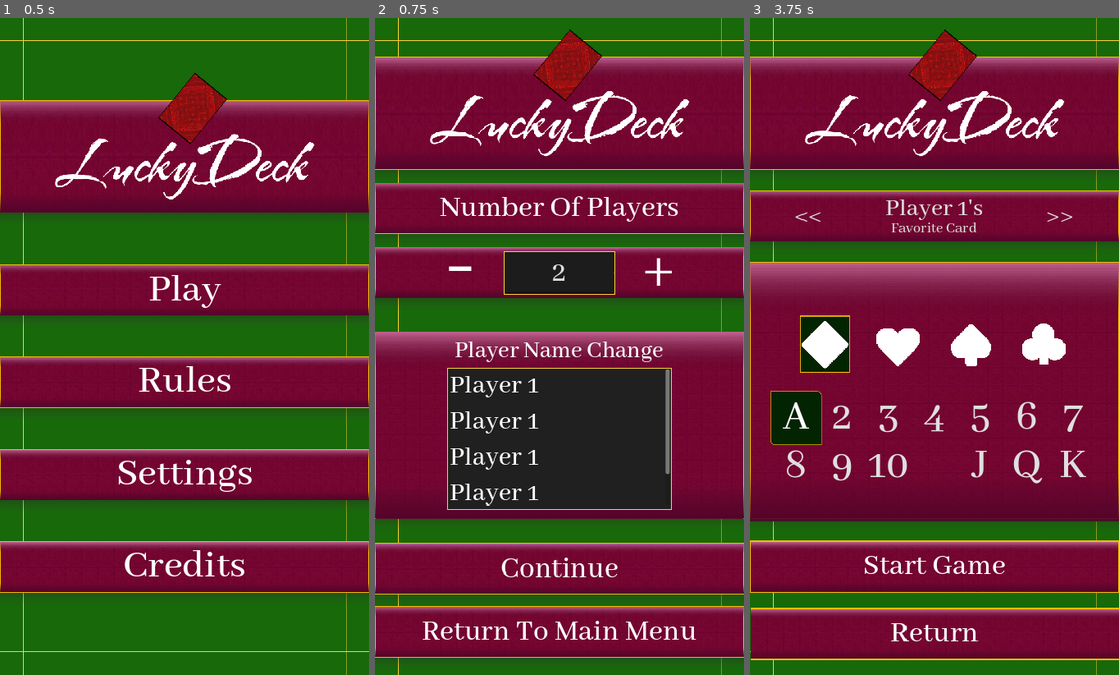
Above: before the commit, frames 1-3 (left to right).
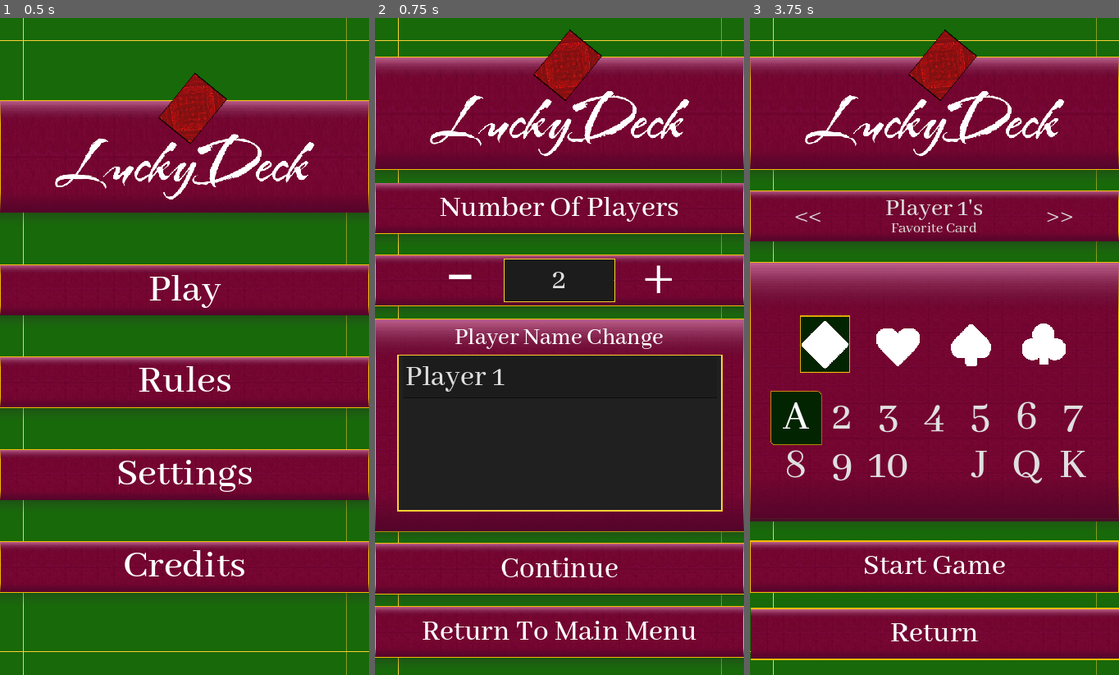
Above: after the commit, the same moments.

Repository: Yavuz7/LuckyDeck
Game: Godot game, scene res://Scripts/main_menu.tscn
Same seed, same stepped clock (60 frames per second), same inputs: the game is played once before the commit and once after it.
Inputs:
- Up to frame 1 (0.5 s): no input
- Up to frame 2 (0.75 s): click "Play" at 0.5 s
- Up to frame 3 (3.75 s): click "Player Name Change" at 1.25 s; click "Return To Main Menu" at 2 s; click "Play" at 2.75 s; click "Continue" at 3.5 s

Frame 1 is identical in both runs. In frame 2, 19% of the frame differs, in the area x 0-100%, y 34-80%; in frame 3, nothing differs.

Commit message:
Added LineEdit And Figured out spacing

Diff:
--- a/Menus/player_number_selection.tscn
+++ b/Menus/player_number_selection.tscn
@@ -59,7 +59,7 @@
 offset_top = 76.0
 grow_horizontal = 2
 grow_vertical = 2
-theme_override_constants/separation = 25
+theme_override_constants/separation = 40
 
 [node name="Heading Seperator" type="VBoxContainer" parent="mainLayoutCredits"]
 layout_mode = 2
@@ -215,114 +215,52 @@
 horizontal_alignment = 1
 vertical_alignment = 3
 
-[node name="Continue" parent="." instance=ExtResource("2_pldgd")]
-layout_mode = 1
-anchors_preset = -1
-anchor_top = 0.799219
-anchor_bottom = 0.877219
-offset_top = 0.0
-offset_bottom = 0.159912
-metadata/_edit_use_anchors_ = true
-
-[node name="Label2" type="Label" parent="Continue"]
-layout_mode = 1
-anchors_preset = 8
-anchor_left = 0.5
-anchor_top = 0.5
-anchor_right = 0.5
-anchor_bottom = 0.5
-offset_left = -266.0
-offset_top = -37.5
-offset_right = 266.0
-offset_bottom = 37.5
-grow_horizontal = 2
-grow_vertical = 2
-theme = ExtResource("4_u1d0b")
-theme_override_font_sizes/font_size = 60
-text = "Continue"
-horizontal_alignment = 1
-vertical_alignment = 1
-
-[node name="ReturnToMainMenu" parent="." instance=ExtResource("2_pldgd")]
-layout_mode = 1
-anchors_preset = -1
-anchor_top = 0.895312
-anchor_bottom = 0.973312
-offset_top = 0.0
-offset_bottom = 0.159912
-metadata/_edit_use_anchors_ = true
-
-[node name="Label2" type="Label" parent="ReturnToMainMenu"]
-layout_mode = 1
-anchors_preset = 8
-anchor_left = 0.5
-anchor_top = 0.5
-anchor_right = 0.5
-anchor_bottom = 0.5
-offset_left = -266.0
-offset_top = -37.5
-offset_right = 266.0
-offset_bottom = 37.5
-grow_horizontal = 2
-grow_vertical = 2
-theme = ExtResource("4_u1d0b")
-theme_override_font_sizes/font_size = 60
-text = "Return To Main Menu
-"
-horizontal_alignment = 1
-vertical_alignment = 1
-
-[node name="PlayerNameChange" parent="." instance=ExtResource("2_pldgd")]
-layout_mode = 2
-anchors_preset = 0
-anchor_top = 0.488969
-anchor_bottom = 0.567
-offset_top = 0.119995
-offset_bottom = 0.23999
-metadata/_edit_use_anchors_ = true
-
-[node name="Texturedtexture" parent="PlayerNameChange" index="0"]
+[node name="PlayerNameChange" parent="mainLayoutCredits" instance=ExtResource("2_pldgd")]
+layout_mode = 2
+metadata/_edit_use_anchors_ = true
+
+[node name="Texturedtexture" parent="mainLayoutCredits/PlayerNameChange" index="0"]
 anchors_preset = -1
 anchor_top = -0.15
-anchor_bottom = 3.5
+anchor_bottom = 4.0
 texture = ExtResource("6_1ikbo")
 metadata/_edit_use_anchors_ = true
 
-[node name="TextureRect" parent="PlayerNameChange" index="1"]
+[node name="TextureRect" parent="mainLayoutCredits/PlayerNameChange" index="1"]
 anchors_preset = -1
 anchor_top = -0.15
-anchor_bottom = 3.5
-metadata/_edit_use_anchors_ = true
-
-[node name="TextureRect2" parent="PlayerNameChange" index="2"]
-anchors_preset = -1
-anchor_top = 3.48
-anchor_bottom = 3.73
+anchor_bottom = 4.0
+metadata/_edit_use_anchors_ = true
+
+[node name="TextureRect2" parent="mainLayoutCredits/PlayerNameChange" index="2"]
+anchors_preset = -1
+anchor_top = 3.98
+anchor_bottom = 4.23
 offset_bottom = -3.05176e-05
 metadata/_edit_use_anchors_ = true
 
-[node name="Label" parent="PlayerNameChange" index="3"]
-metadata/_edit_use_anchors_ = true
-
-[node name="Panel" type="Panel" parent="PlayerNameChange"]
-layout_mode = 1
-anchors_preset = -1
-anchor_left = 0.195833
+[node name="Label" parent="mainLayoutCredits/PlayerNameChange" index="3"]
+metadata/_edit_use_anchors_ = true
+
+[node name="Panel" type="Panel" parent="mainLayoutCredits/PlayerNameChange"]
+layout_mode = 1
+anchors_preset = -1
+anchor_left = 0.0611111
 anchor_top = 0.55
-anchor_right = 0.804167
-anchor_bottom = 3.33
+anchor_right = 0.941667
+anchor_bottom = 3.6
 grow_horizontal = 2
 grow_vertical = 2
 theme_override_styles/panel = ExtResource("6_1ur0o")
 metadata/_edit_use_anchors_ = true
 
-[node name="ScrollContainer" type="ScrollContainer" parent="PlayerNameChange/Panel"]
-layout_mode = 1
-anchors_preset = -1
-anchor_left = 0.009
-anchor_top = 0.011
-anchor_right = 0.992354
-anchor_bottom = 0.964
+[node name="ScrollContainer" type="ScrollContainer" parent="mainLayoutCredits/PlayerNameChange/Panel"]
+layout_mode = 1
+anchors_preset = -1
+anchor_left = 0.016858
+anchor_top = 0.0145971
+anchor_right = 0.984492
+anchor_bottom = 0.981986
 offset_left = 0.312
 offset_top = -0.0580003
 offset_right = -0.16803
@@ -331,35 +269,20 @@
 horizontal_scroll_mode = 0
 metadata/_edit_use_anchors_ = true
 
-[node name="VBoxContainer" type="VBoxContainer" parent="PlayerNameChange/Panel/ScrollContainer"]
-layout_mode = 2
-
-[node name="Label" type="Label" parent="PlayerNameChange/Panel/ScrollContainer/VBoxContainer"]
-layout_mode = 2
-theme_override_font_sizes/font_size = 54
+[node name="VBoxContainer" type="VBoxContainer" parent="mainLayoutCredits/PlayerNameChange/Panel/ScrollContainer"]
+layout_mode = 2
+size_flags_horizontal = 3
+
+[node name="PlayerNameEdit" type="LineEdit" parent="mainLayoutCredits/PlayerNameChange/Panel/ScrollContainer/VBoxContainer"]
+layout_mode = 2
+size_flags_horizontal = 3
 text = "Player 1"
-
-[node name="Label2" type="Label" parent="PlayerNameChange/Panel/ScrollContainer/VBoxContainer"]
-layout_mode = 2
-theme_override_font_sizes/font_size = 54
-text = "Player 1"
-
-[node name="Label3" type="Label" parent="PlayerNameChange/Panel/ScrollContainer/VBoxContainer"]
-layout_mode = 2
-theme_override_font_sizes/font_size = 54
-text = "Player 1"
-
-[node name="Label4" type="Label" parent="PlayerNameChange/Panel/ScrollContainer/VBoxContainer"]
-layout_mode = 2
-theme_override_font_sizes/font_size = 54
-text = "Player 1"
-
-[node name="Label5" type="Label" parent="PlayerNameChange/Panel/ScrollContainer/VBoxContainer"]
-layout_mode = 2
-theme_override_font_sizes/font_size = 54
-text = "Player 1"
-
-[node name="Label2" type="Label" parent="PlayerNameChange"]
+max_length = 20
+expand_to_text_length = true
+context_menu_enabled = false
+caret_blink = true
+
+[node name="Label2" type="Label" parent="mainLayoutCredits/PlayerNameChange"]
 layout_mode = 1
 anchors_preset = -1
 anchor_top = -0.07
@@ -371,6 +294,63 @@
 text = "Player Name Change"
 horizontal_alignment = 1
 metadata/_edit_use_anchors_ = true
+
+[node name="Continue" parent="." instance=ExtResource("2_pldgd")]
+layout_mode = 1
+anchors_preset = -1
+anchor_top = 0.799219
+anchor_bottom = 0.877219
+offset_top = 0.0
+offset_bottom = 0.159912
+metadata/_edit_use_anchors_ = true
+
+[node name="Label2" type="Label" parent="Continue"]
+layout_mode = 1
+anchors_preset = 8
+anchor_left = 0.5
+anchor_top = 0.5
+anchor_right = 0.5
+anchor_bottom = 0.5
+offset_left = -266.0
+offset_top = -37.5
+offset_right = 266.0
+offset_bottom = 37.5
+grow_horizontal = 2
+grow_vertical = 2
+theme = ExtResource("4_u1d0b")
+theme_override_font_sizes/font_size = 60
+text = "Continue"
+horizontal_alignment = 1
+vertical_alignment = 1
+
+[node name="ReturnToMainMenu" parent="." instance=ExtResource("2_pldgd")]
+layout_mode = 1
+anchors_preset = -1
+anchor_top = 0.895312
+anchor_bottom = 0.973312
+offset_top = 0.0
+offset_bottom = 0.159912
+metadata/_edit_use_anchors_ = true
+
+[node name="Label2" type="Label" parent="ReturnToMainMenu"]
+layout_mode = 1
+anchors_preset = 8
+anchor_left = 0.5
+anchor_top = 0.5
+anchor_right = 0.5
+anchor_bottom = 0.5
+offset_left = -266.0
+offset_top = -37.5
+offset_right = 266.0
+offset_bottom = 37.5
+grow_horizontal = 2
+grow_vertical = 2
+theme = ExtResource("4_u1d0b")
+theme_override_font_sizes/font_size = 60
+text = "Return To Main Menu
+"
+horizontal_alignment = 1
+vertical_alignment = 1
 
 [connection signal="pressed" from="mainLayoutCredits/playerButtons/Minus" to="." method="_on_minus_pressed"]
 [connection signal="pressed" from="mainLayoutCredits/playerButtons/Plus" to="." method="_on_plus_pressed"]
@@ -378,4 +358,4 @@
 [connection signal="pressed" from="ReturnToMainMenu" to="." method="_on_return_to_main_menu_pressed"]
 
 [editable path="mainLayoutCredits/playerButtons"]
-[editable path="PlayerNameChange"]
+[editable path="mainLayoutCredits/PlayerNameChange"]
--- /dev/null
+++ b/assets/style/edit_button_style.tres
@@ -0,0 +1,11 @@
+[gd_resource type="StyleBoxFlat" format=3 uid="uid://c76kbvusqx6kk"]
+
+[resource]
+bg_color = Color(1, 1, 1, 1)
+border_width_left = 2
+border_width_top = 2
+border_width_right = 2
+border_width_bottom = 2
+border_color = Color(0, 0, 0, 1)
+expand_margin_left = 5.0
+expand_margin_right = 5.0
